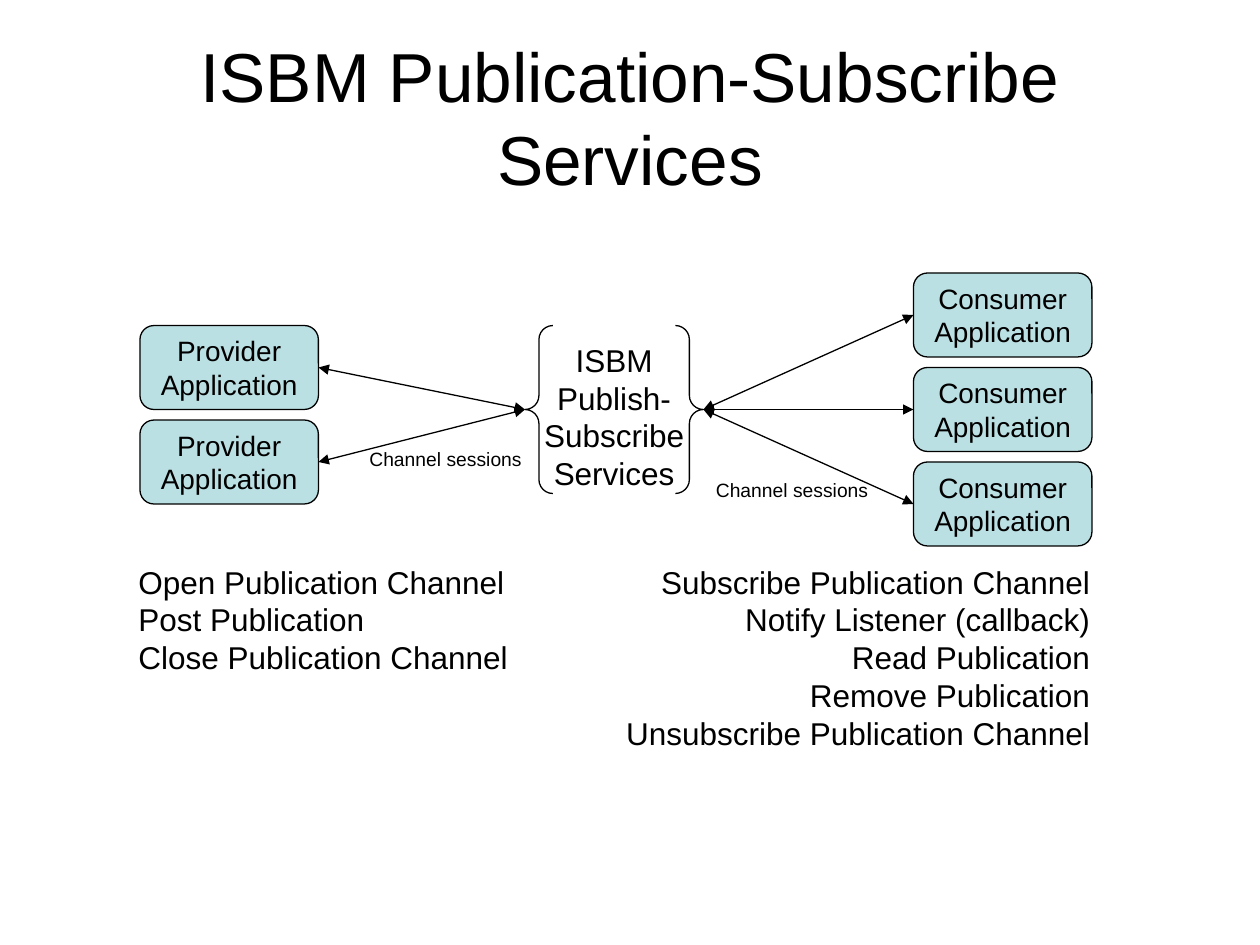
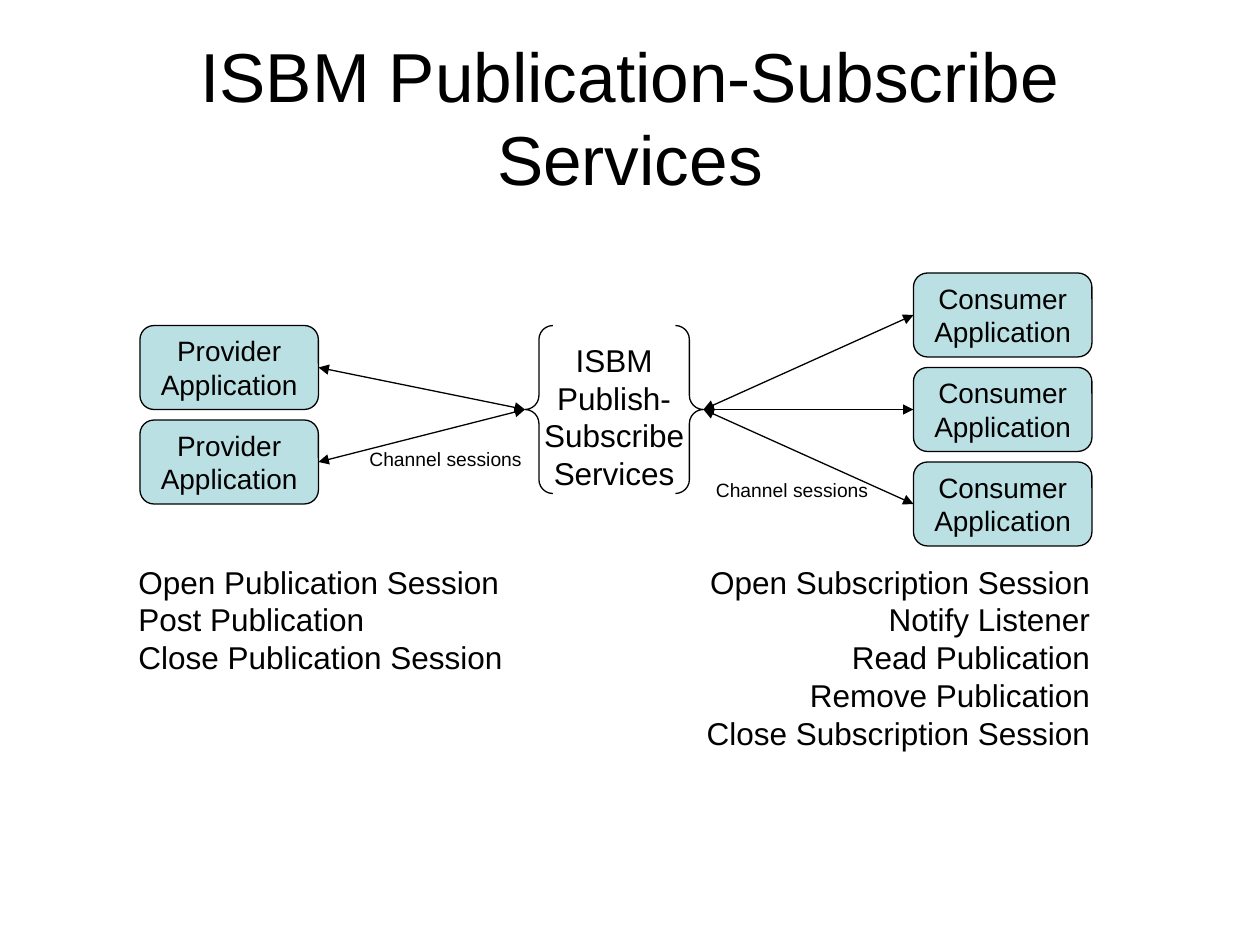
Before and after one commit to mimosa-org/ws-isbm, a slide deck: slide 9 of 0-Doc/OpenO&M Information Service Bus Model (ISBM) Specification Diagrams.pptx. Drawn at 1260x945 pixels with LibreOffice and Linux fonts; fonts in the diff are those of the drawing. Boxes give left, top, right and bottom in pixels: in the first picture for what was removed or moved away, otherwise in the second. Text is boxed around its words. In the diff, an @@ line names an element or a change of style, - is before the commit and + after.

```diff
--- a/0-Doc/OpenO&M Information Service Bus Model (ISBM) Specification Diagrams.pptx
+++ b/0-Doc/OpenO&M Information Service Bus Model (ISBM) Specification Diagrams.pptx
@@ text "Open Subscription Session": place and size @@
-text "Open Subscription Session" at bbox=[626, 571, 1090, 746]
+text "Open Subscription Session" at bbox=[707, 571, 1090, 751]
@@ text at bbox=[138, 571, 499, 600]: text changed @@
-Open Publication Channel
+Open Publication Session
@@ text at bbox=[710, 571, 1090, 637]: text changed @@
-Subscribe Publication Channel
-Notify Listener (callback)
+Open Subscription Session
+Notify Listener
@@ text at bbox=[138, 646, 502, 670]: text changed @@
-Close Publication Channel
+Close Publication Session
@@ text at bbox=[707, 722, 1090, 751]: text changed @@
-Unsubscribe Publication Channel
+Close Subscription Session
```
Also in this commit, not shown: 9 other slides changed, 19 other files.
